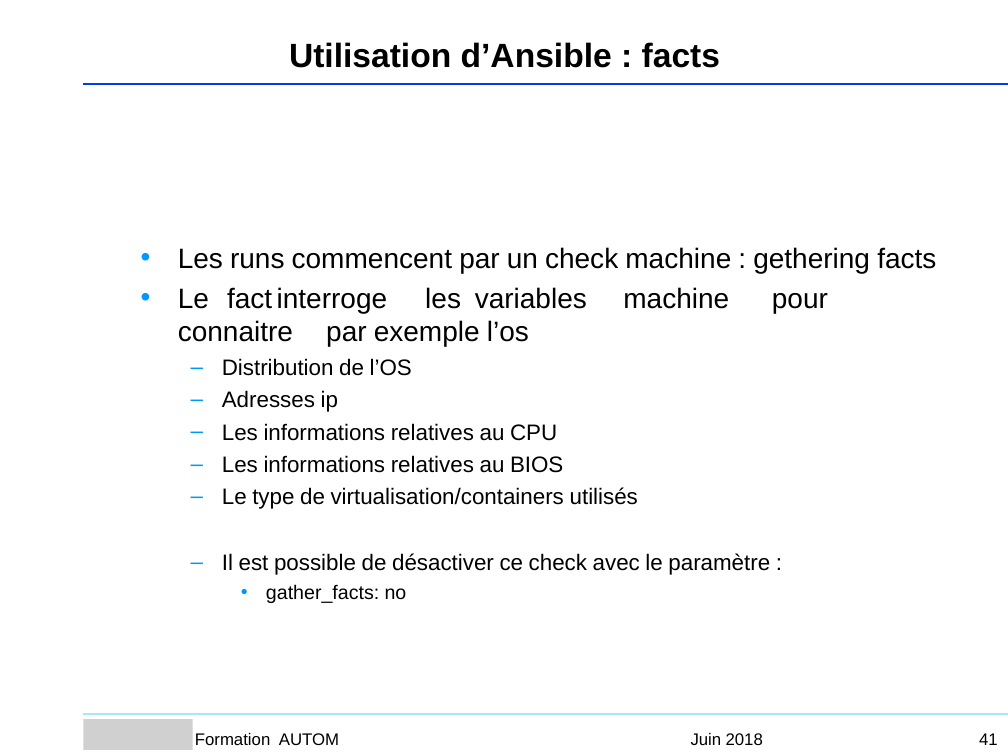
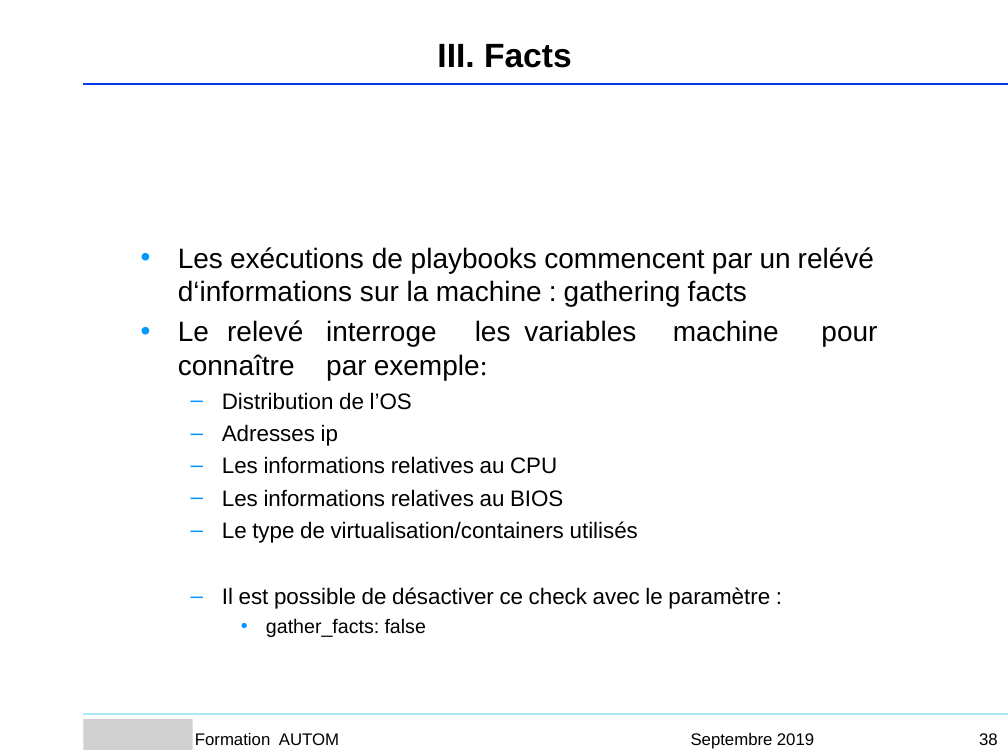
Before and after one commit to Sputnik93/cours_ansible, a slide deck: slide 38 of Ansible_support_cours_AGO.ppt (slide 41 before the commit). Drawn at 1008x756 pixels with LibreOffice and Linux fonts; fonts in the diff are those of the drawing; grey boxes stand for pictures; background and template pictures are left out. Boxes give left, top, right and bottom in pixels: in the first picture for what was removed or moved away, otherwise in the second. Text is boxed around its words. In the diff, an @@ line names an element or a change of style, - is before the commit and + after.

```diff
--- a/Ansible_support_cours_AGO.ppt
+++ b/Ansible_support_cours_AGO.ppt
@@ text at box(437, 44, 572, 68): text changed @@
-Utilisation d’Ansible : facts
+III. Facts
@@ text at box(178, 247, 877, 380): text changed @@
-• Les runs commencent par un check machine : gethering facts
-• Le fact interroge les variables machine pour connaitre par exemple l’os
+• Les exécutions de playbooks commencent par un relévé d‘informations sur la machine : gathering facts
+• Le relevé interroge les variables machine pour connaître par exemple:
@@ text at box(266, 584, 407, 603): text changed @@
-    • gather_facts: no
+    • gather_facts: false
@@ text removed at box(691, 733, 763, 745) @@
-Juin 2018
@@ text added at box(691, 733, 814, 749), 12 pt, text #000000 @@
+Septembre 2019
@@ page number at box(979, 733, 998, 745): text changed @@
-41
+38
```
Also in this commit, not shown: 3 slides added, 6 slides removed, 1 other file.
